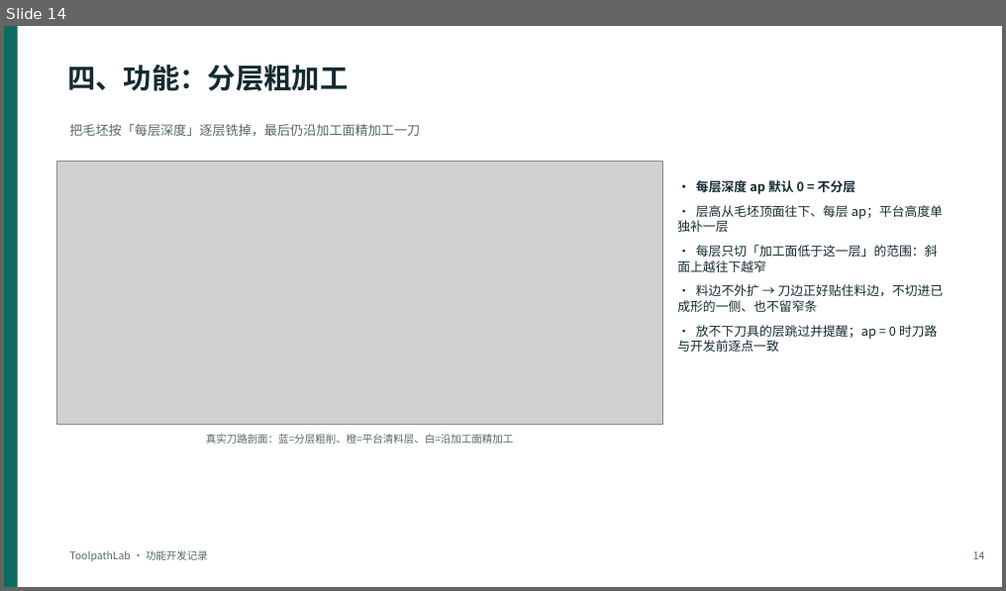
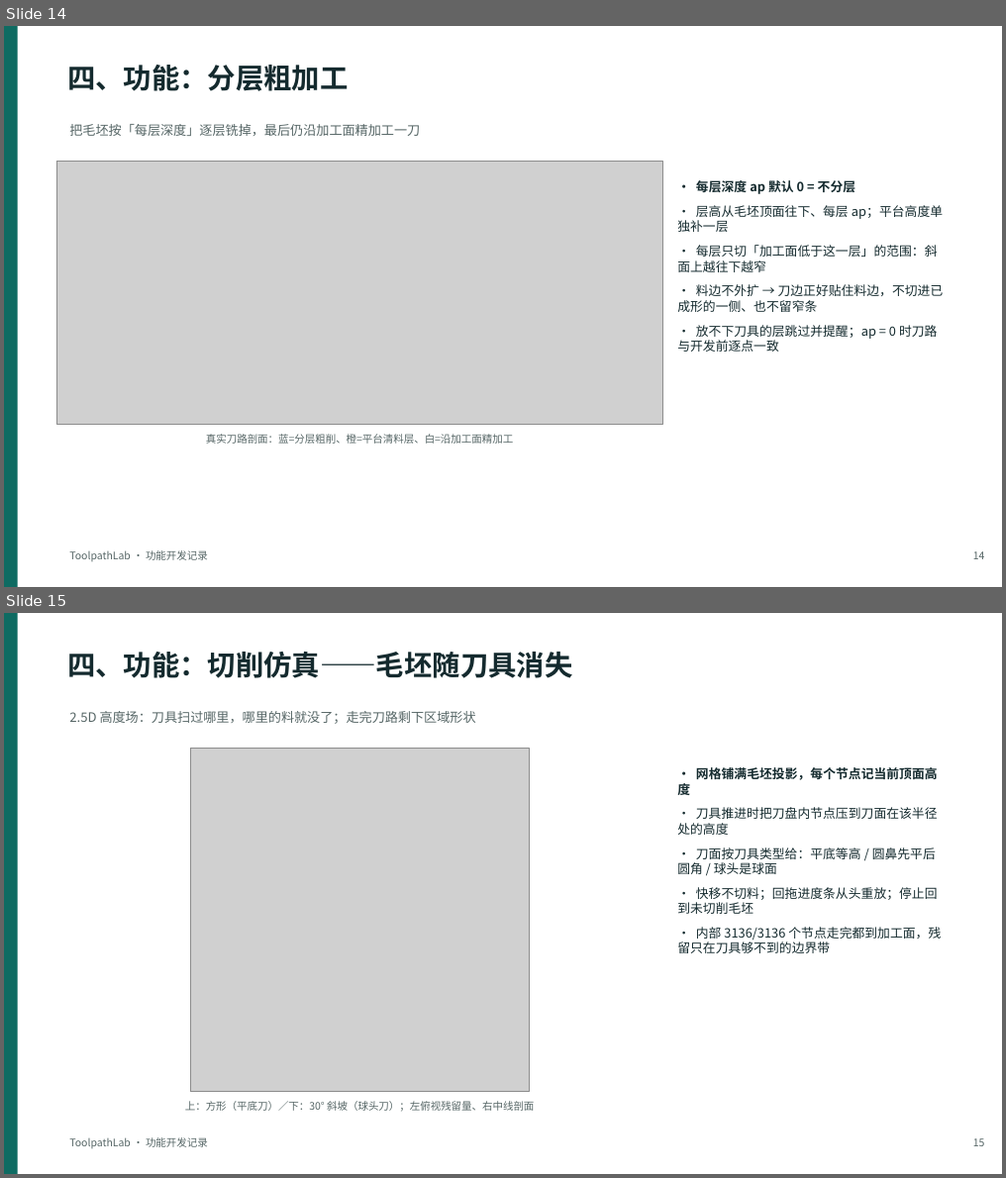
Before and after one commit to large-su/toolpath-lab, a slide deck: ToolpathLab-开发过程与功能介绍.pptx. Shown one above the other, each under a label of ours: slide 14 before the commit, slides 14 and 15 after it. The pictures are 1006x591 and 1006x1178 pixels, drawn with LibreOffice and Linux fonts; fonts in the diff are those of the drawing; grey boxes stand for pictures. Boxes give left, top, right and bottom in pixels: in the first picture for what was removed or moved away, otherwise in the second. Text is boxed around its words. In the diff, an @@ line names an element or a change of style, - is before the commit and + after.

Commit message:
feat(view): 切削仿真——动画里毛坯随刀具消失，走完剩下区域形状
- web/js/stock.js：2.5D 高度场（Z-map）仿真。网格铺满毛坯投影，每个节点记当前顶面高度
  （初始＝毛坯顶面）；刀具沿时间轴推进时，把刀盘范围内的节点压到**刀面**在该半径处的高度
  （平底刀整个盘面等高、圆鼻刀先平后圆角、球头刀是球面）。快移不切料；回拖进度条从头重放
  （高度只会变矮，重放很便宜）；只在真的削到料时才更新顶点，所以连杆不动时没有额外开销。
- web/js/blank.js：毛坯外形从 viewport 拆出来（blankSize / 轮廓 / 未切削实体），
  仿真与显示共用同一份尺寸，保证"界面上的那块料"和"被削的那块料"永远是同一块。
- viewport：setBlank 在拿到时间轴时改为"未切削毛坯的棱线 + 可切削实体"，
  setPlayhead 顺带推进仿真；停止/回拖到 0 自动回到未切削毛坯。
- 前端几何自检 13 → 26 项：刀面高度（平底/圆鼻/球头）、单刀切削范围、
  整块区域铣完内部 3136/3136 个节点全部到加工面、残留只出现在刀具够不到的边界带、
  快移不切料、回拖重放、圆形毛坯掩膜、顶点随高度场更新。
- 用真实刀路离线核对（方形 D6 平底刀切宽 4；30°/60° 斜坡 D6 球头刀分层 5 mm + 精加工）：
  方形走完剩下方形区域；30° 斜坡残留高度 0.060 mm，与理论值 R−√(R²−(切宽/2)²) 一致；
  60° 时刀侧切入 2.99 mm，同样与解析值 max(r·tan60 − (3 − √(9−r²))) 一致。
- 顺带纠正一处说法：刀轴竖直的 2.5D 模型**不沿曲面法向偏置**，斜度超过 45° 时球头刀/圆鼻刀
  的刀侧也会切进坡面（平底刀从第一个斜面刀路起就过切）。README、architecture、CHANGELOG 与
  文档内容源都已更正，并把"沿曲面法向偏置"列进后续方向。
- 文档按内容源流水线重建：Word 11 页（新增 3.10 切削仿真，界面顺延为 3.11）、PPT 21 页
  （新增切削仿真一页），结构检查与输出自检均 pass。

```diff
--- a/ToolpathLab-开发过程与功能介绍.pptx
+++ b/ToolpathLab-开发过程与功能介绍.pptx
@@ slide 15 added at <box>4,613,1002,1174</box>, background #FFFFFF @@
@@ rectangle added at <box>4,613,18,1174</box>, fill #0E6B62 @@
@@ text added at <box>67,652,572,678</box>, 27 pt, text #142A2E, bold @@
+四、功能：切削仿真——毛坯随刀具消失
@@ text added at <box>69,711,476,724</box>, 12.5 pt, text #566666 @@
+2.5D 高度场：刀具扫过哪里，哪里的料就没了；走完刀路剩下区域形状
@@ picture added at <box>190,748,529,1092</box> @@
@@ text added at <box>677,767,941,954</box>, 12.2 pt, text #142A2E @@
+· 网格铺满毛坯投影，每个节点记当前顶面高度
+· 刀具推进时把刀盘内节点压到刀面在该半径处的高度
+· 刀面按刀具类型给：平底等高 / 圆鼻先平后圆角 / 球头是球面
+· 快移不切料；回拖进度条从头重放；停止回到未切削毛坯
+· 内部 3136/3136 个节点走完都到加工面，残留只在刀具够不到的边界带
@@ text added at <box>185,1101,534,1112</box>, 10 pt, text #566666 @@
+上：方形（平底刀）／下：30° 斜坡（球头刀）；左俯视残留量、右中线剖面
@@ text added at <box>69,1138,208,1149</box>, 10 pt, text #566666 @@
+ToolpathLab · 功能开发记录
@@ text added at <box>973,1139,985,1147</box>, 10 pt, text #566666 @@
+15
```
Also in this commit, not shown: 6 slides changed, 10 other files.
